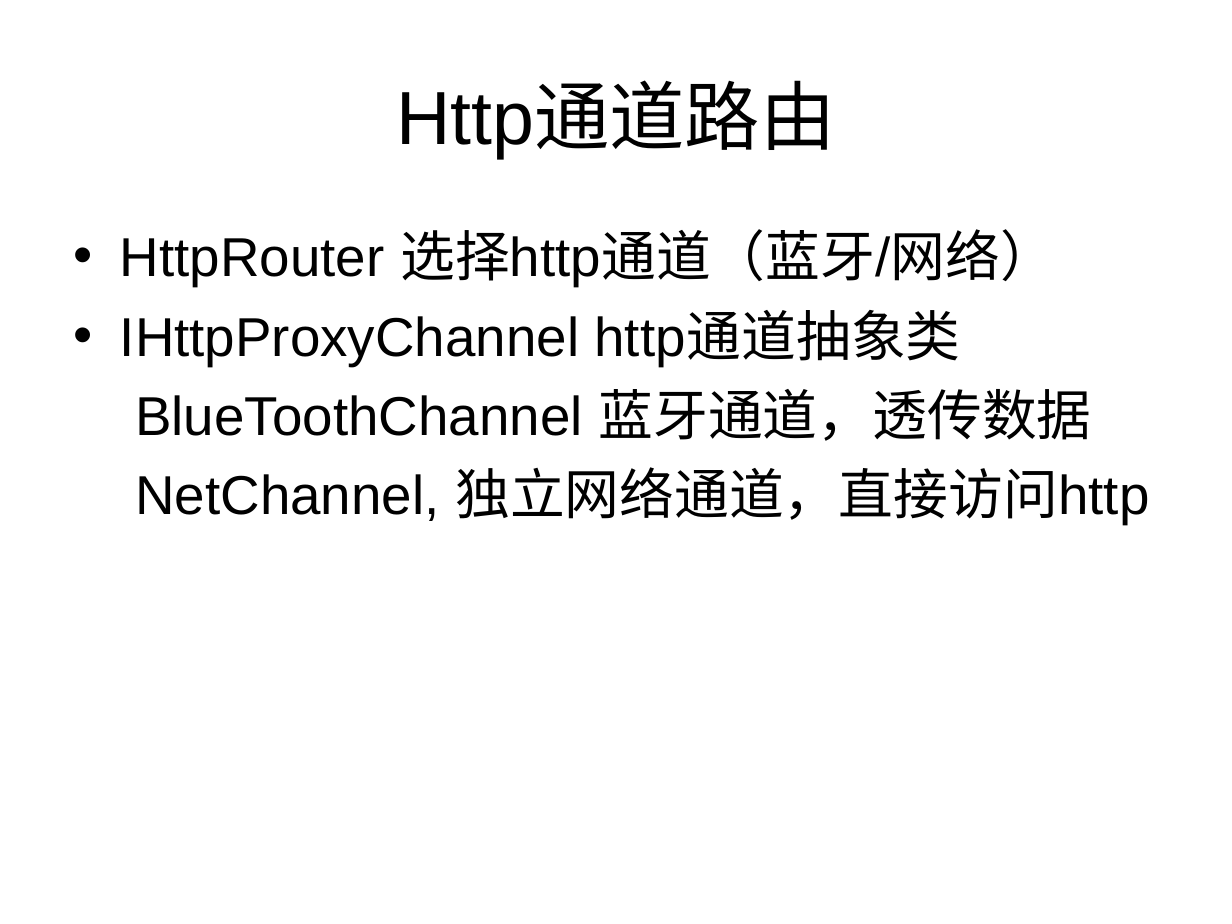
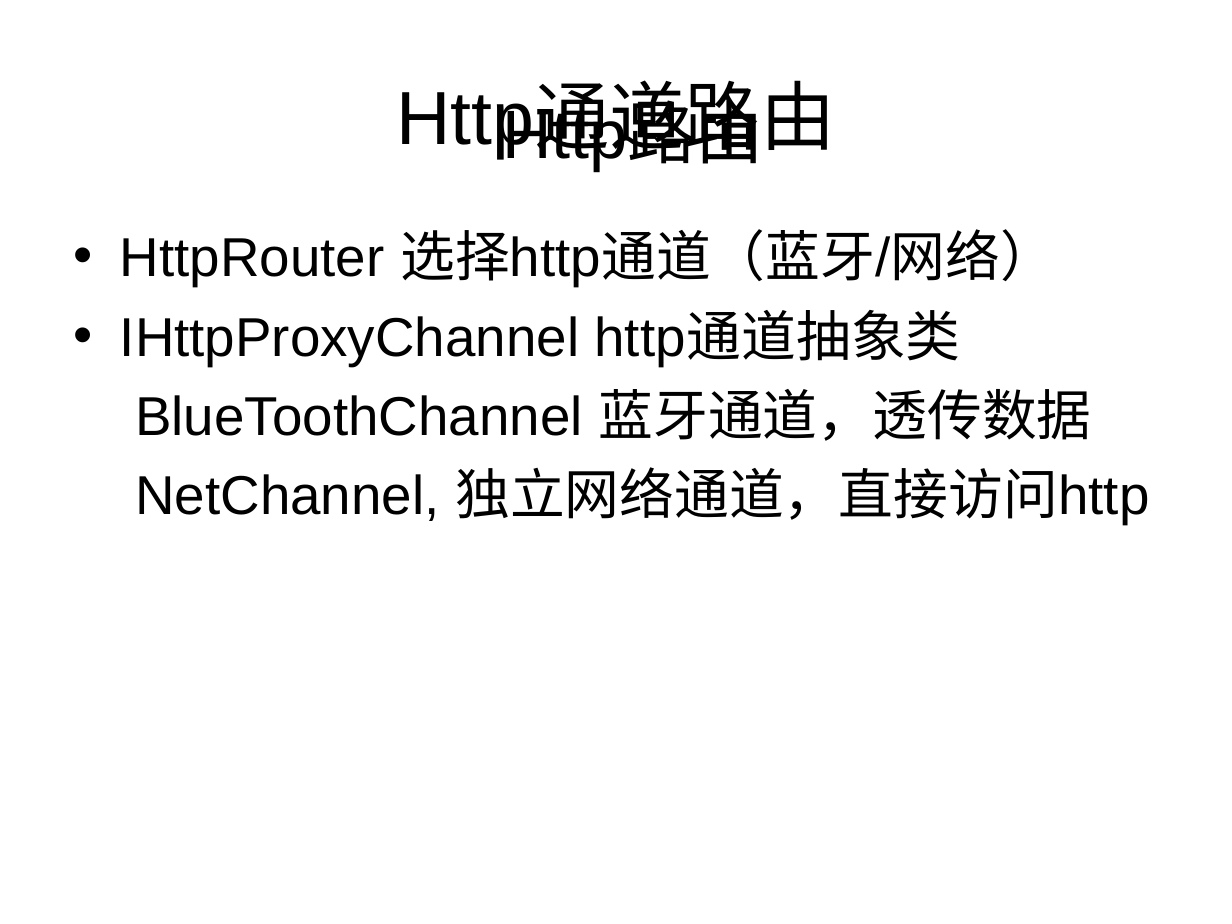
Before and after one commit to bradenwu/HttpFramework, a slide deck: slide 4 of doc/独立通信HttpFramework.ppt. Drawn at 1232x924 pixels with LibreOffice and Linux fonts; fonts in the diff are those of the drawing. Boxes give left, top, right and bottom in pixels: in the first picture for what was removed or moved away, otherwise in the second. Text is boxed around its words. In the diff, an @@ line names an element or a change of style, - is before the commit and + after.

```diff
--- a/doc/独立通信HttpFramework.ppt
+++ b/doc/独立通信HttpFramework.ppt
@@ text added at <box>502,104,764,171</box>, 40 pt, text #000000 @@
+Http路由
```
Also in this commit, not shown: 5 other slides changed, 1 slide removed, 4 other files.
